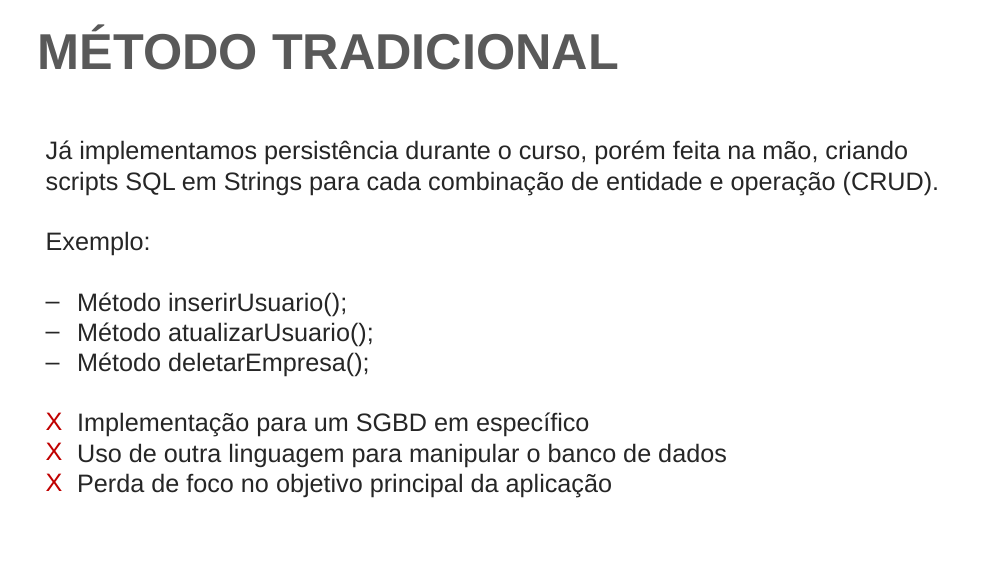
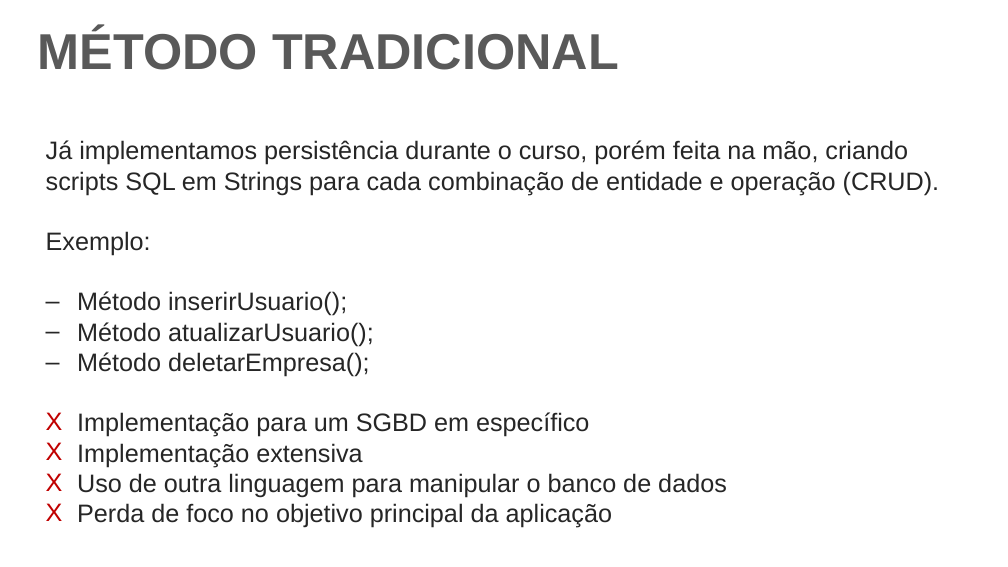
Before and after one commit to DeehSlash/apresentacao-jpa, a slide deck: slide 5 of Apresentação.pptx. Drawn at 1008x567 pixels with LibreOffice and Linux fonts; fonts in the diff are those of the drawing; background and template pictures are left out. Boxes give left, top, right and bottom in pixels: in the first picture for what was removed or moved away, otherwise in the second. Text is boxed around its words. In the diff, an @@ line names an element or a change of style, - is before the commit and + after.

```diff
--- a/Apresentação.pptx
+++ b/Apresentação.pptx
@@ text at box(77, 443, 362, 467): paragraph added @@
+X Implementação extensiva
```
Also in this commit, not shown: 5 other slides changed.
